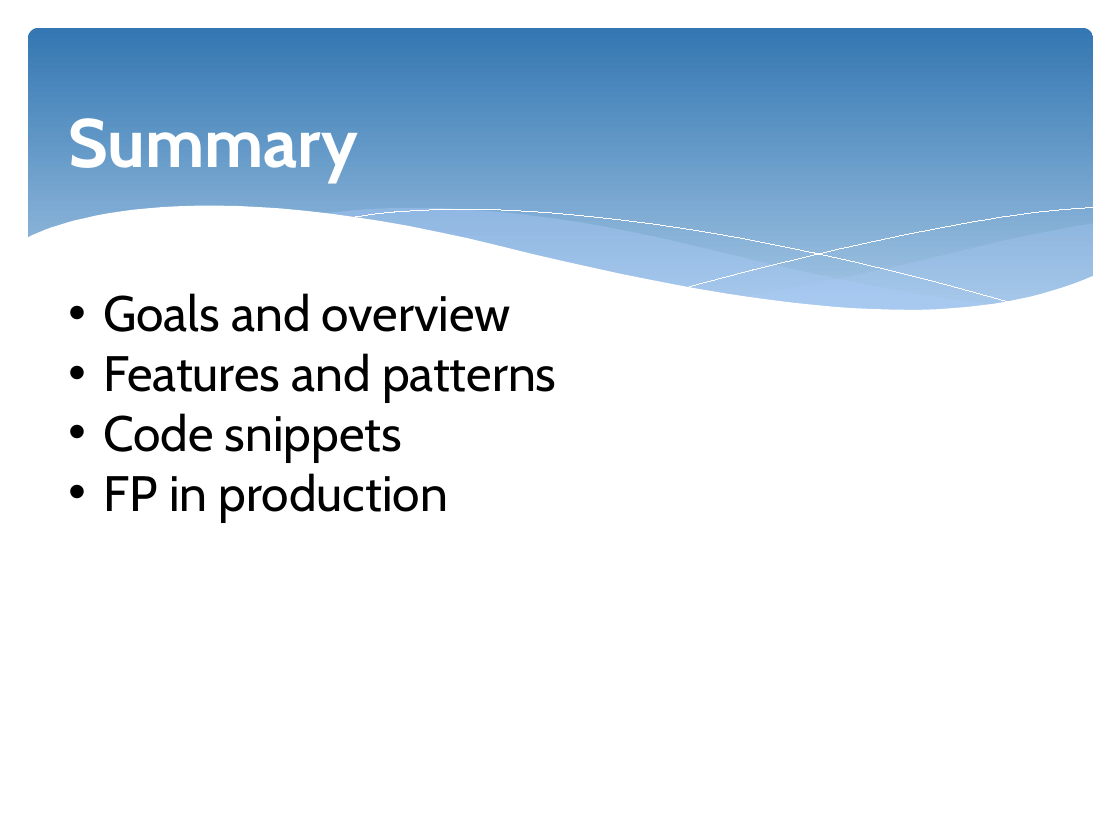
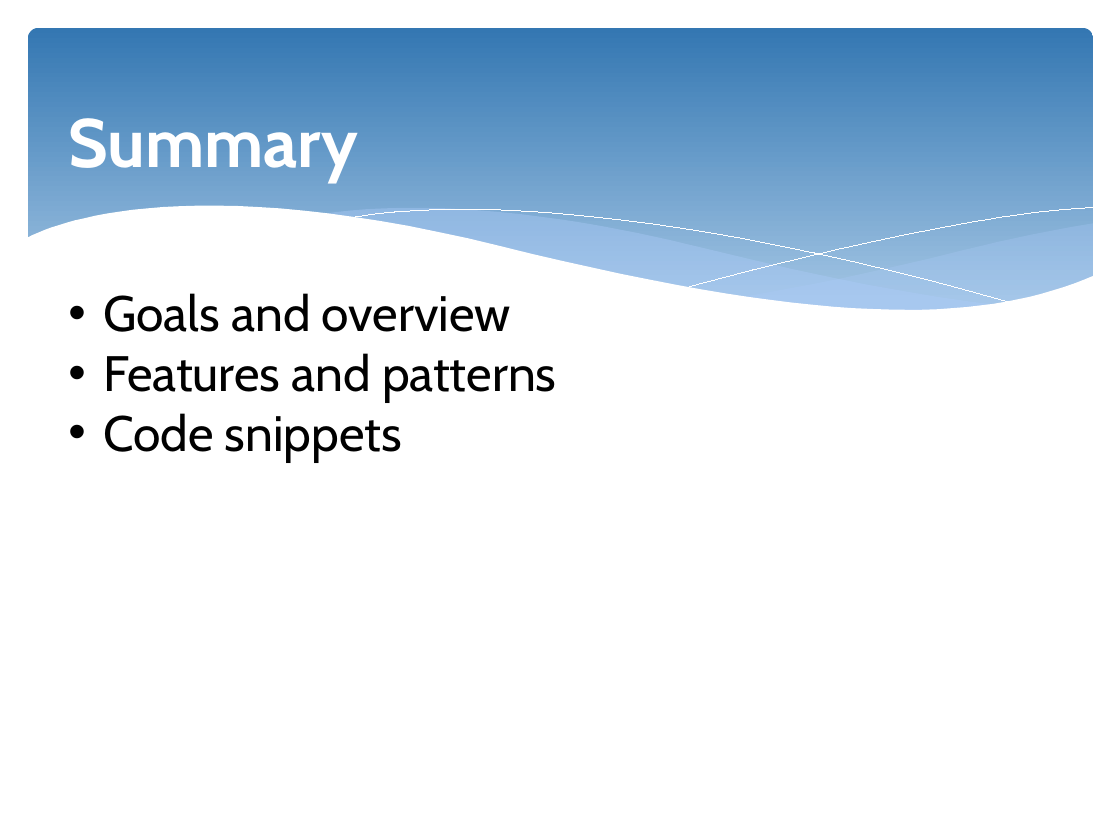
Before and after one commit to nestorsokil/scala-sandbox, a slide deck: slide 2 of FP.pptx. Drawn at 1120x840 pixels with LibreOffice and Linux fonts; fonts in the diff are those of the drawing. Boxes give left, top, right and bottom in pixels: in the first picture for what was removed or moved away, otherwise in the second. Text is boxed around its words. In the diff, an @@ line names an element or a change of style, - is before the commit and + after.

```diff
--- a/FP.pptx
+++ b/FP.pptx
@@ text at (103,473,448,521): paragraph removed @@
-• FP in production
```
Also in this commit, not shown: 6 other slides changed, 6 slides added, 3 slides removed.
